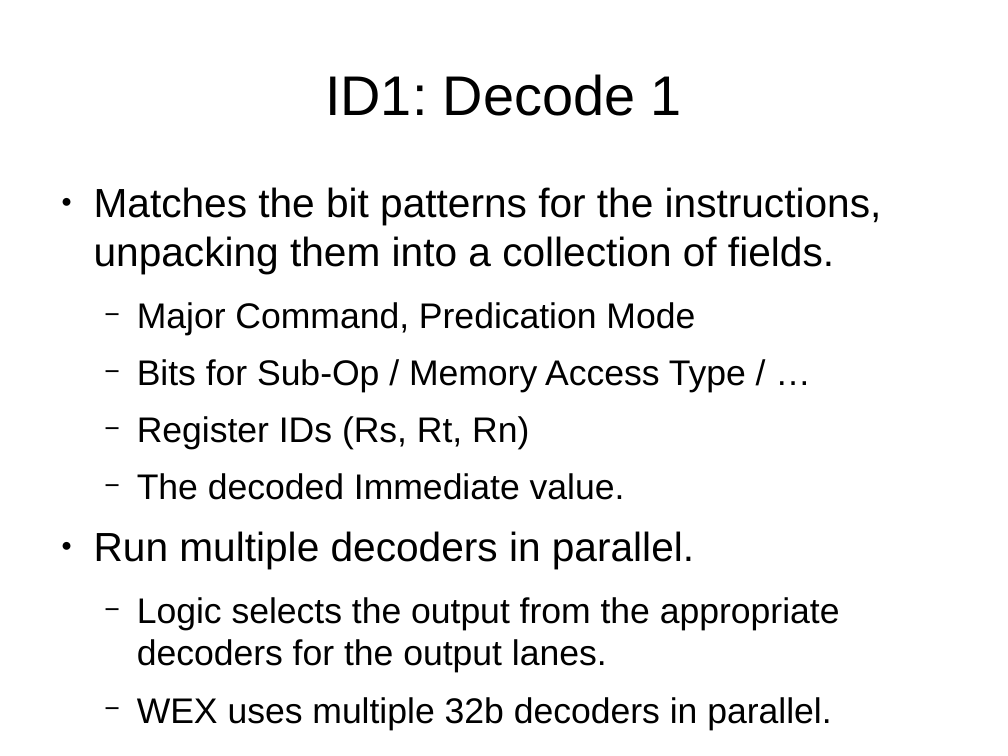
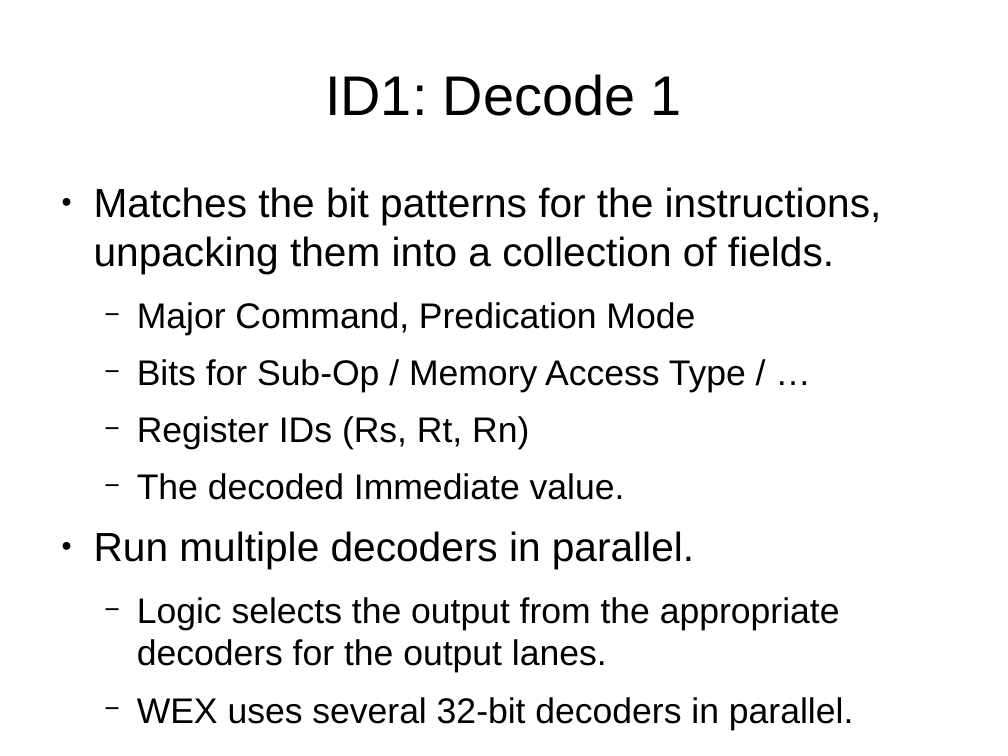
Before and after one commit to cr88192/bgbtech_btsr1arch, a slide deck: slide 5 of docs/slides/BJX2 Core 1.odp (slide 4 before the commit). Drawn at 1008x756 pixels with LibreOffice and Linux fonts; fonts in the diff are those of the drawing. Boxes give left, top, right and bottom in pixels: in the first picture for what was removed or moved away, otherwise in the second. Text is boxed around its words. In the diff, an @@ line names an element or a change of style, - is before the commit and + after.

```diff
--- a/docs/slides/BJX2 Core 1.odp
+++ b/docs/slides/BJX2 Core 1.odp
@@ text at (x1=137, y1=697, x2=853, y2=730): text changed @@
-  − WEX uses multiple 32b decoders in parallel.
+  − WEX uses several 32-bit decoders in parallel.
```
Also in this commit, not shown: 8 other slides changed, 5 slides added, 1 slide removed, 19 other files.
